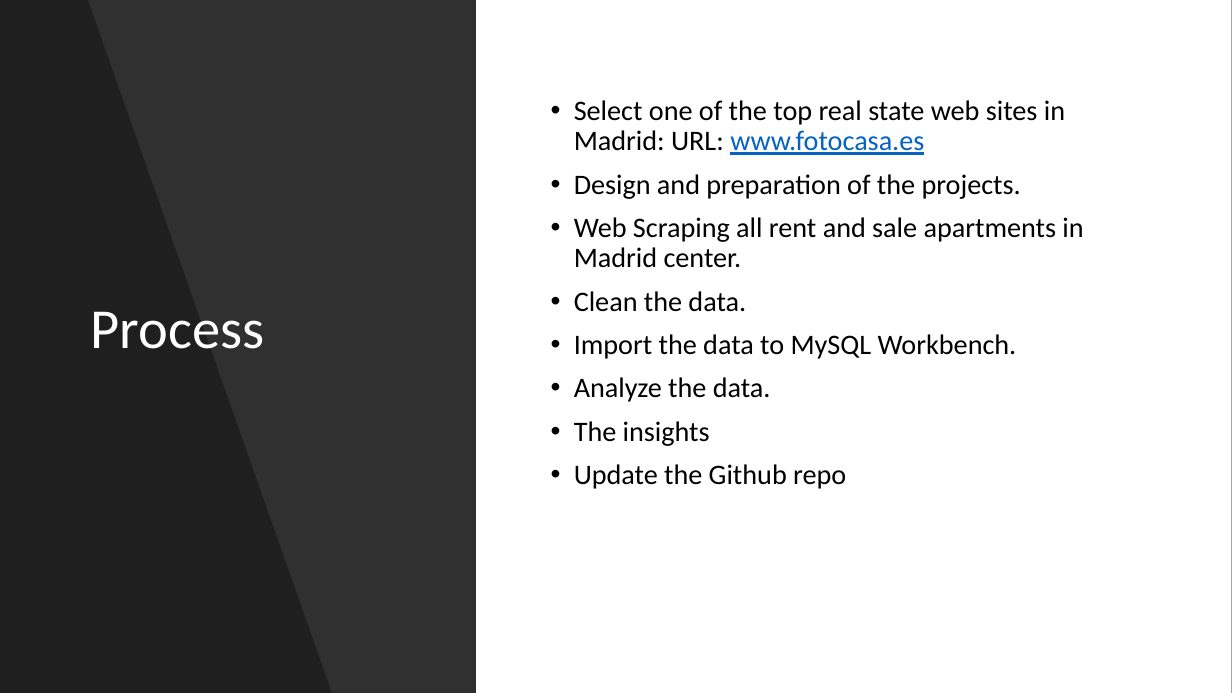
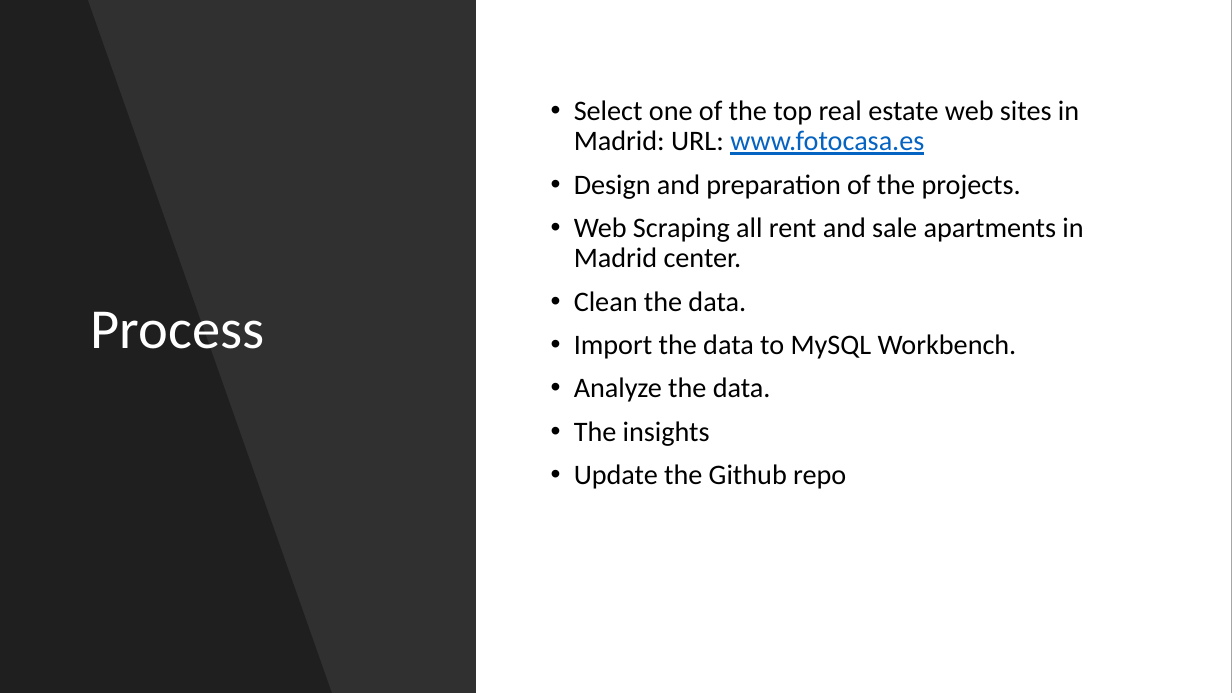
Before and after one commit to isra-st/NewPoPUpStore, a slide deck: slide 4 of New PopUpStore.pptx. Drawn at 1232x693 pixels with LibreOffice and Linux fonts; fonts in the diff are those of the drawing. Boxes give left, top, right and bottom in pixels: in the first picture for what was removed or moved away, otherwise in the second. Text is boxed around its words. In the diff, an @@ line names an element or a change of style, - is before the commit and + after.

```diff
--- a/New PopUpStore.pptx
+++ b/New PopUpStore.pptx
@@ text at (574, 100, 1079, 155): text changed @@
-• Select one of the top real state web sites in Madrid: URL: www.fotocasa.es
+• Select one of the top real estate web sites in Madrid: URL: www.fotocasa.es
```
Also in this commit, not shown: 5 other slides changed, 3 other files.
